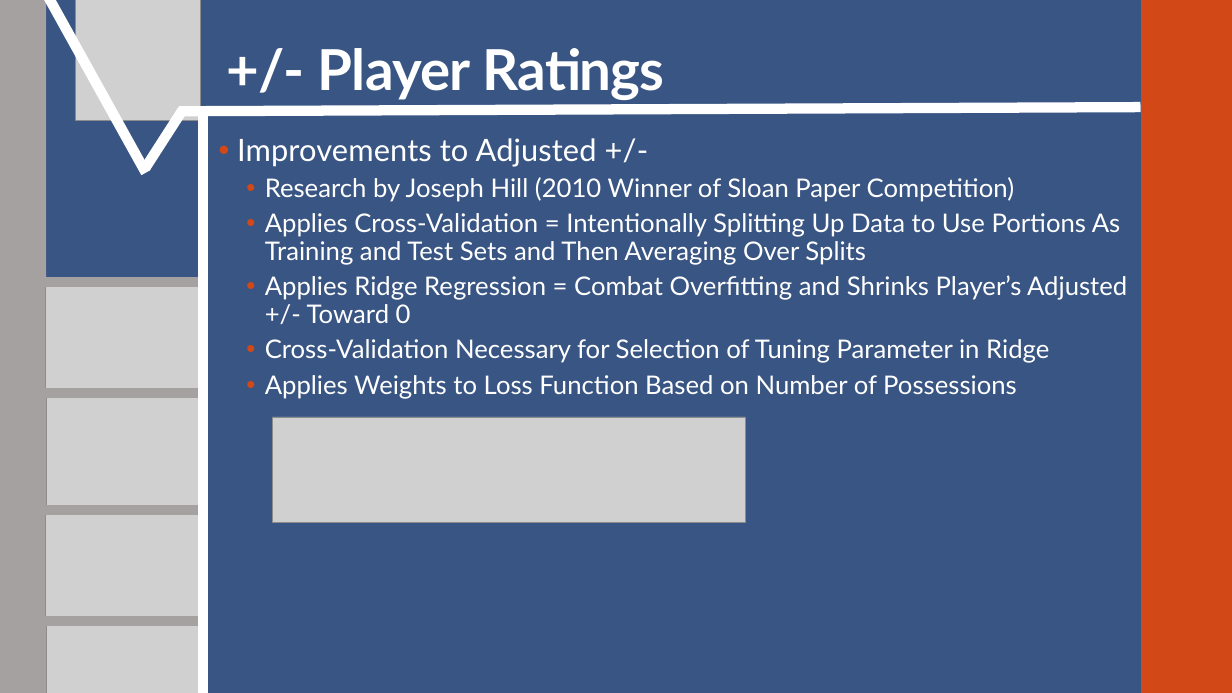
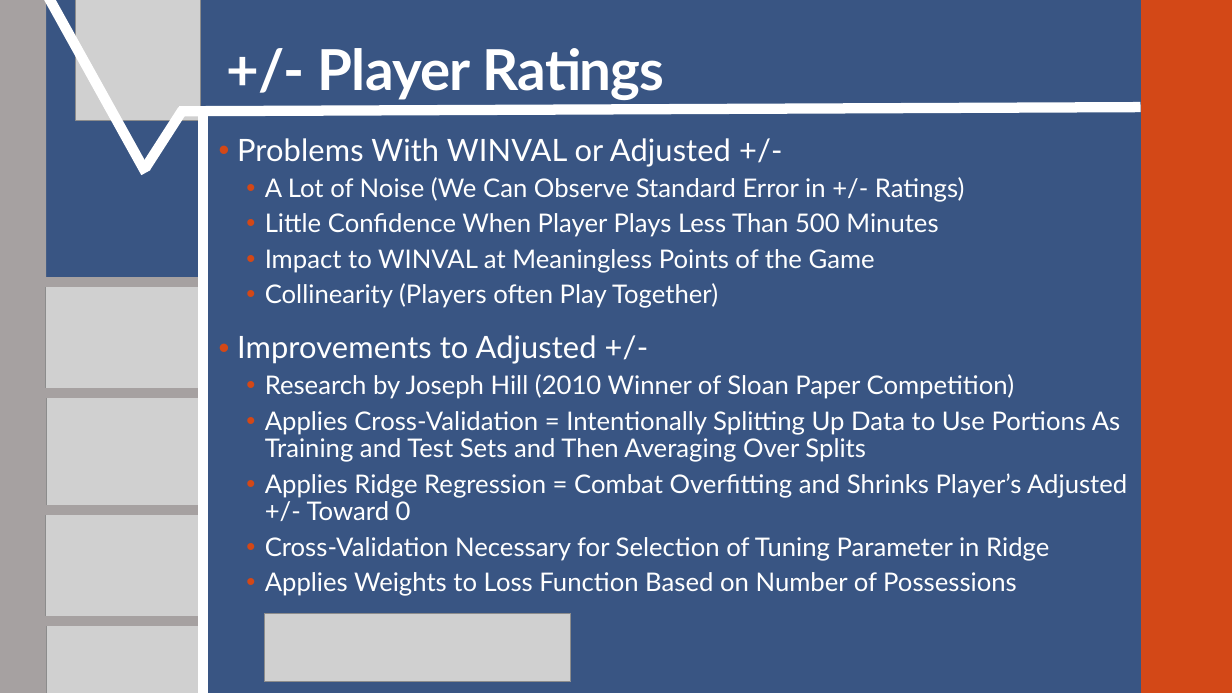
Before and after one commit to SuperMarioGiacomazzo/STOR538_WEBSITE, a slide deck: slide 13 of Slides/Basketball 2/Basketball_2_Lecture.pptx (slide 16 before the commit). Drawn at 1232x693 pixels with LibreOffice and Linux fonts; fonts in the diff are those of the drawing; grey boxes stand for pictures. Boxes give left, top, right and bottom in pixels: in the first picture for what was removed or moved away, otherwise in the second. Text is boxed around its words. In the diff, an @@ line names an element or a change of style, - is before the commit and + after.

```diff
--- a/Slides/Basketball 2/Basketball_2_Lecture.pptx
+++ b/Slides/Basketball 2/Basketball_2_Lecture.pptx
@@ text at bbox=[237, 138, 965, 308]: paragraphs added @@
+• Problems With WINVAL or Adjusted +/-
+  • A Lot of Noise (We Can Observe Standard Error in +/- Ratings)
+  • Little Confidence When Player Plays Less Than 500 Minutes
+  • Impact to WINVAL at Meaningless Points of the Game
+  • Collinearity (Players often Play Together)
@@ picture: place and size @@
-picture at bbox=[273, 417, 745, 522]
+picture at bbox=[264, 614, 571, 682]
```
Also in this commit, not shown: 2 other slides changed, 1 slide added, 3 slides removed, 6 other files.
